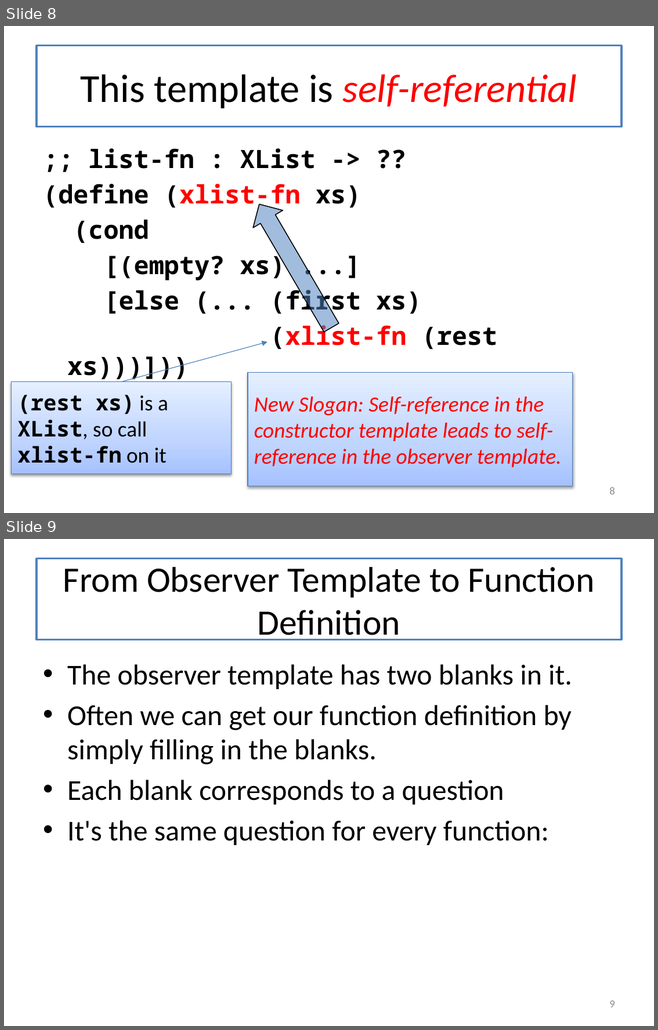
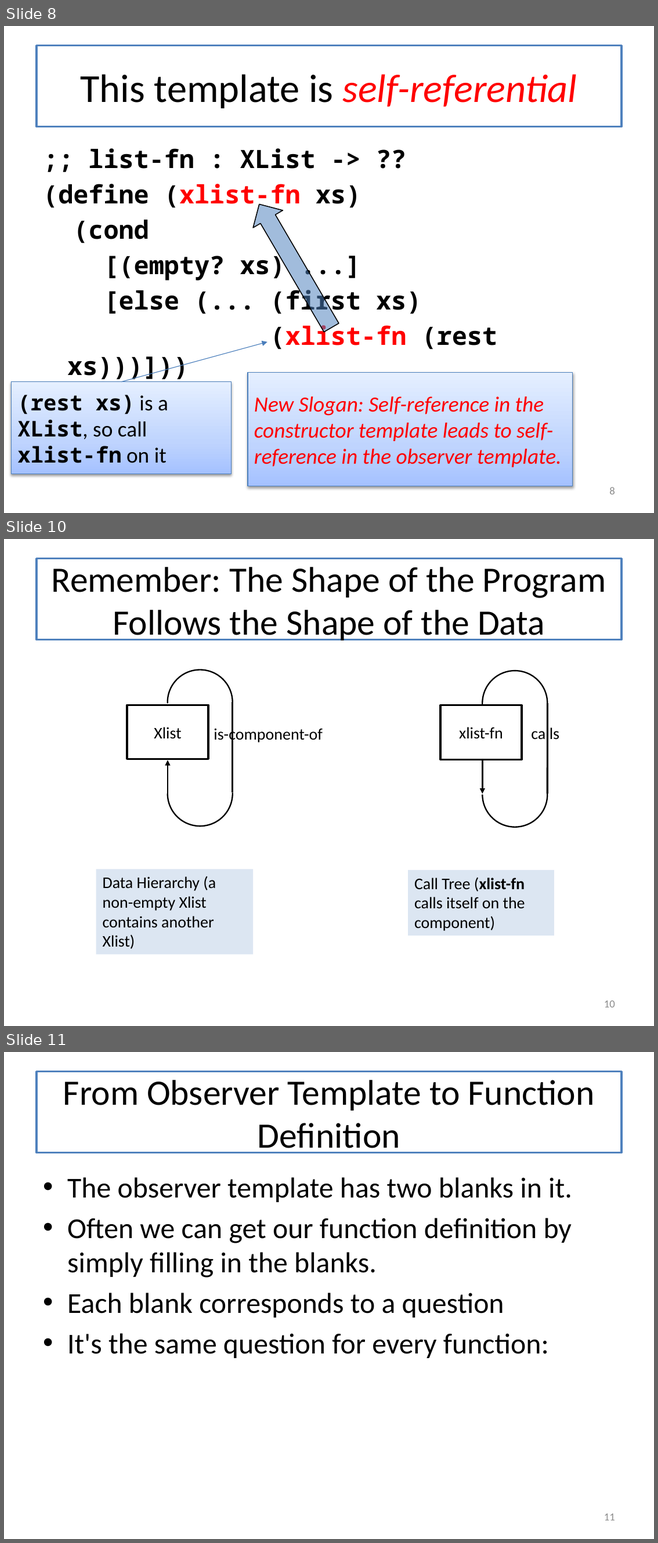
Before and after one commit to mwand/cs5010f17, a slide deck: Slides/Lesson 4.2 The Observer Template for List Data.pptx. Shown one above the other, each under a label of ours: slides 8 and 9 before the commit, slides 8, 10 and 11 after it; the slides between them are not shown. The pictures are 658x1030 and 658x1543 pixels, drawn with LibreOffice and Linux fonts; fonts in the diff are those of the drawing. Boxes give left, top, right and bottom in pixels: in the first picture for what was removed or moved away, otherwise in the second. Text is boxed around its words. In the diff, an @@ line names an element or a change of style, - is before the commit and + after.

Commit message:
added 'Program Structure Follows Data Structure' in L4.1,2,3'

```diff
--- a/Slides/Lesson 4.2 The Observer Template for List Data.pptx
+++ b/Slides/Lesson 4.2 The Observer Template for List Data.pptx
@@ slide 10 added at box(4, 539, 654, 1026), background #FFFFFF @@
@@ title added at box(36, 559, 621, 640), fill #FFFFFF, outline #4F81BD 2 pt, 39.6 pt, text #000000 @@
+Remember: The Shape of the Program Follows the Shape of the Data
@@ arc (boxed as its full ellipse) added at box(168, 669, 233, 734), outline #000000 1.5 pt @@
@@ arc (boxed as its full ellipse) added at box(482, 671, 547, 736), outline #000000 1.5 pt @@
@@ rectangle added at box(127, 705, 208, 759), fill #FFFFFF, outline #000000 2 pt, 18 pt, text #000000 @@
+Xlist
@@ line added from (233, 702) to (233, 793), #000000 2 pt @@
@@ rectangle added at box(440, 705, 521, 759), fill #FFFFFF, outline #000000 2 pt, 18 pt, text #000000 @@
+xlist-fn
@@ line added from (547, 703) to (547, 794), #000000 2 pt @@
@@ text added at box(213, 726, 322, 744), 18 pt, text #000000 @@
+is-component-of
@@ text added at box(531, 726, 559, 743), 18 pt, text #000000 @@
+calls
@@ arrow added from (168, 794) to (168, 761), #000000 1.5 pt @@
@@ arc (boxed as its full ellipse) added at box(168, 761, 233, 826), outline #000000 1.5 pt @@
@@ arrow added from (482, 761) to (482, 794), #000000 1.5 pt @@
@@ arc (boxed as its full ellipse) added at box(482, 762, 547, 827), outline #000000 1.5 pt @@
@@ rectangle added at box(96, 869, 253, 954), fill #DCE6F2, 18 pt, text #000000 @@
+Data Hierarchy (a non-empty Xlist contains another Xlist)
@@ rectangle added at box(408, 870, 554, 936), fill #DCE6F2, 18 pt, text #000000 @@
+Call Tree (xlist-fn calls itself on the component)
@@ page number added at box(604, 1001, 615, 1008), 12 pt, text #8C8C8C @@
+10
@@ what was slide 9 is now slide 11 @@
@@ page number at box(604, 1514, 615, 1521): text changed @@
-9
+11
```
Also in this commit, not shown: 1 other slide added, 2 other files.
